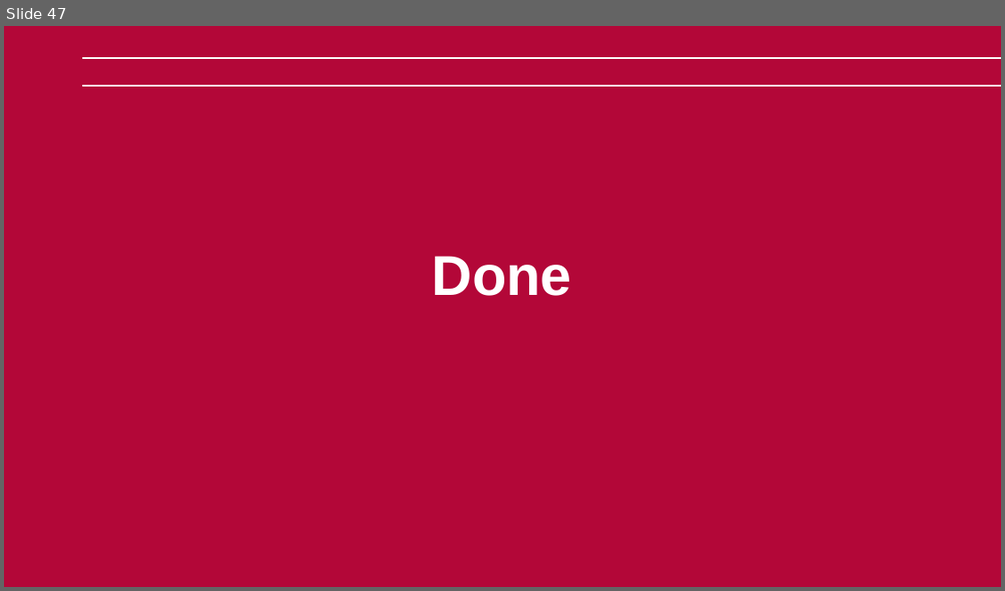
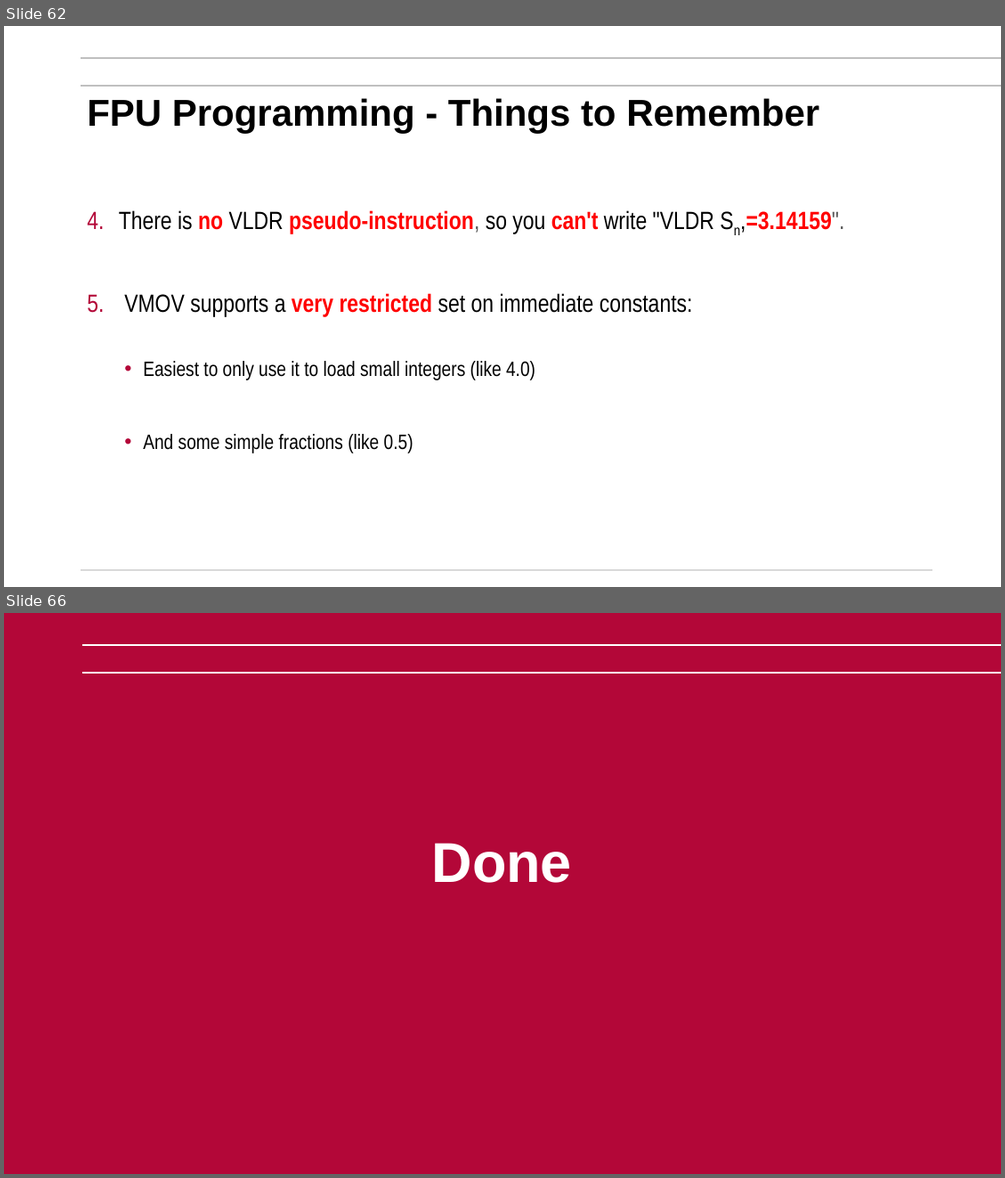
Before and after one commit to mikegrace2/CSEN20-Fall2026-Course-Website, a slide deck: Week08_FloatingPoint/Ch09_Getting Started with Floating Point_V4.pptx. Shown one above the other, each under a label of ours: slide 47 before the commit, slides 62 and 66 after it; the slides between them are not shown. The pictures are 1005x591 and 1005x1178 pixels, drawn with LibreOffice and Linux fonts; fonts in the diff are those of the drawing; background and template pictures are left out. Boxes give left, top, right and bottom in pixels: in the first picture for what was removed or moved away, otherwise in the second. Text is boxed around its words. In the diff, an @@ line names an element or a change of style, - is before the commit and + after.

```diff
--- a/Week08_FloatingPoint/Ch09_Getting Started with Floating Point_V4.pptx
+++ b/Week08_FloatingPoint/Ch09_Getting Started with Floating Point_V4.pptx
@@ slide 62 added at box(4, 26, 1001, 587), background #FFFFFF @@
@@ line added from (81, 57) to (1001, 57), #BFBFBF 1.5 pt @@
@@ line added from (81, 86) to (1001, 86), #BFBFBF 1.5 pt @@
@@ title added at box(87, 98, 819, 133), 36 pt, text #000000, bold @@
+FPU Programming - Things to Remember
@@ text added at box(119, 210, 844, 453), 24 pt, text #000000 @@
+4. There is no VLDR pseudo-instruction, so you can't write "VLDR Sn,=3.14159".
+5. VMOV supports a very restricted set on immediate constants:
+  • Easiest to only use it to load small integers (like 4.0)
+  • And some simple fractions (like 0.5)
@@ line added from (81, 571) to (933, 571), #D9D9D9 1.5 pt @@
@@ what was slide 47 is now slide 66 @@
```
Also in this commit, not shown: 17 other slides added.
